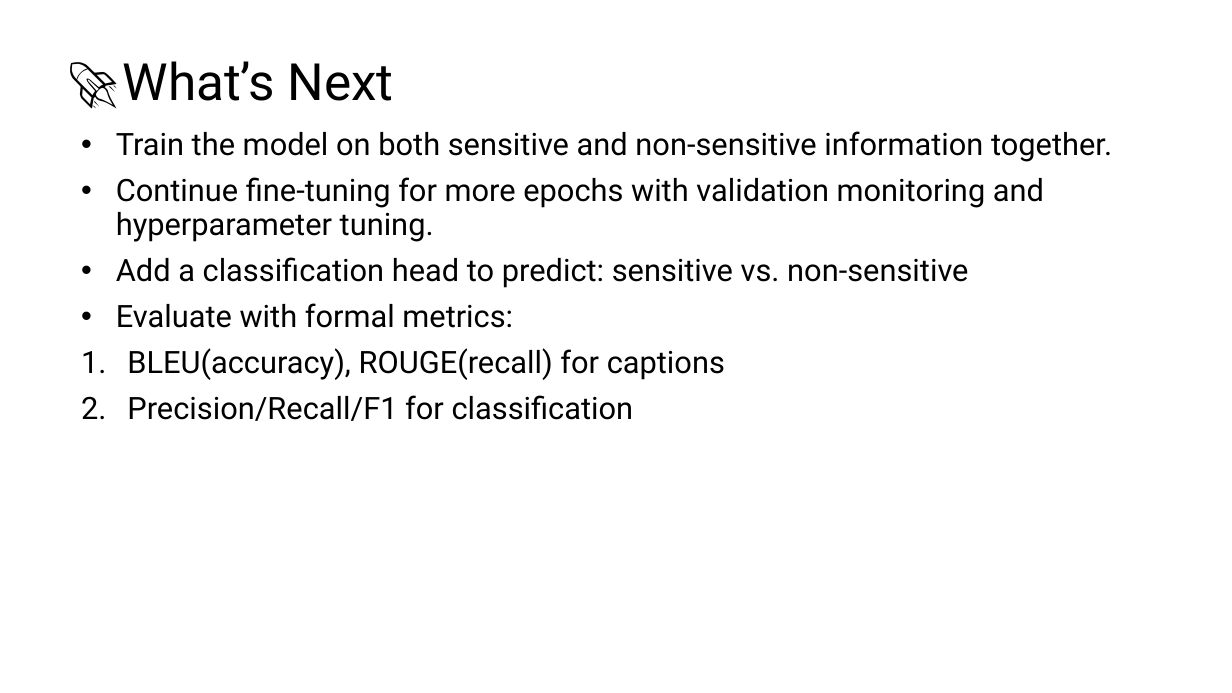
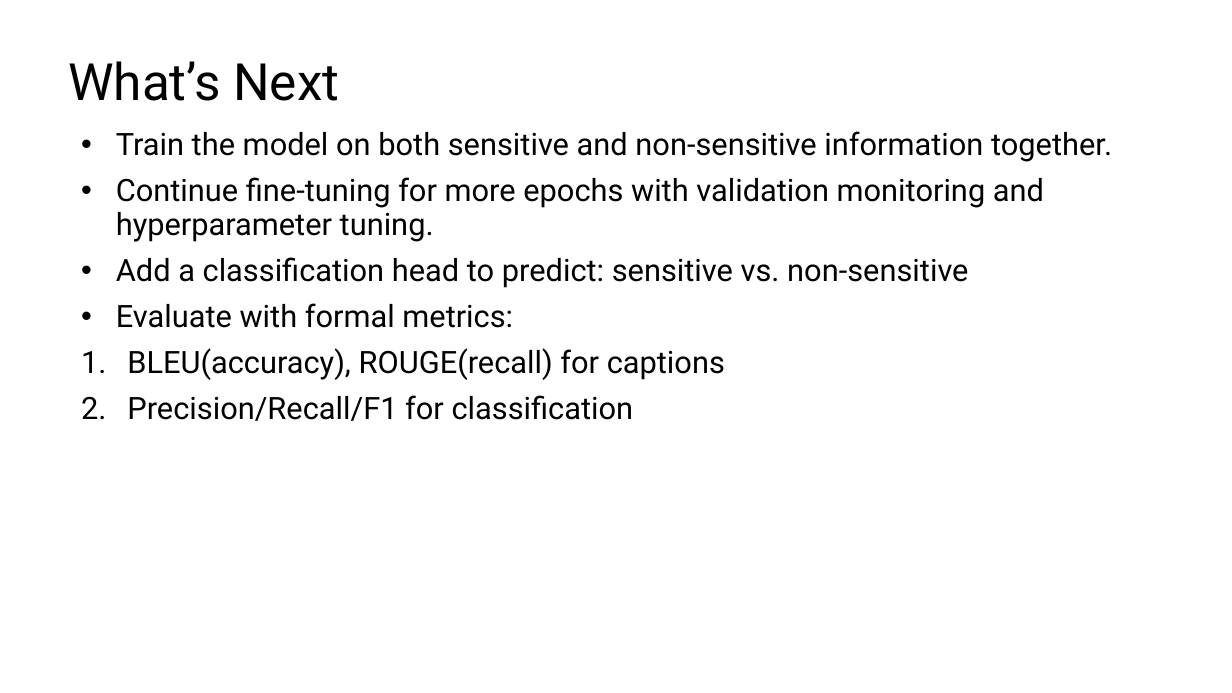
Before and after one commit to Yuval10Dahan/Final-Project-CS, a slide deck: slide 12 of Phase 2/Mid Presentation.pptx. Drawn at 1232x693 pixels with LibreOffice and Linux fonts; fonts in the diff are those of the drawing. Boxes give left, top, right and bottom in pixels: in the first picture for what was removed or moved away, otherwise in the second. Text is boxed around its words. In the diff, an @@ line names an element or a change of style, - is before the commit and + after.

```diff
--- a/Phase 2/Mid Presentation.pptx
+++ b/Phase 2/Mid Presentation.pptx
@@ title at (x1=68, y1=61, x2=339, y2=101): text changed @@
-🚀 What’s Next
+What’s Next
```
Also in this commit, not shown: 9 other slides changed, 2 other files.
